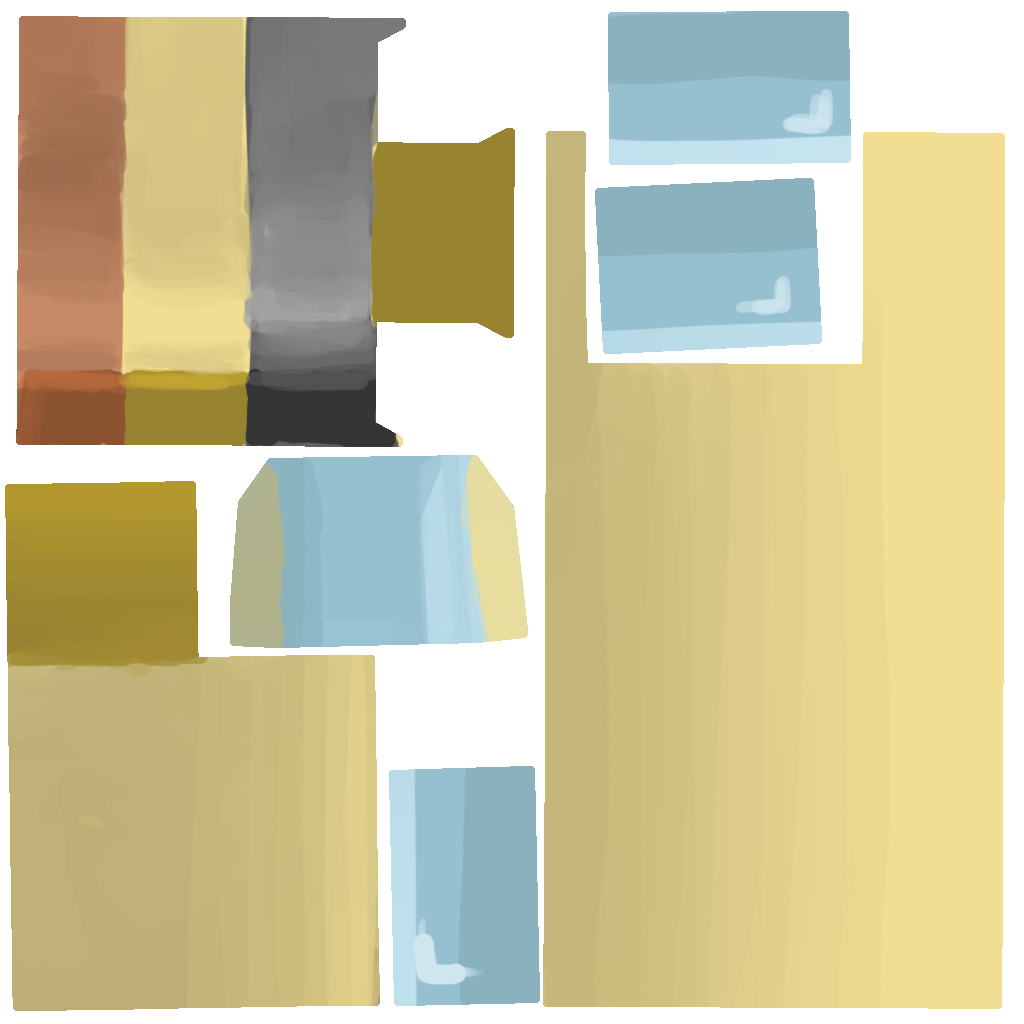
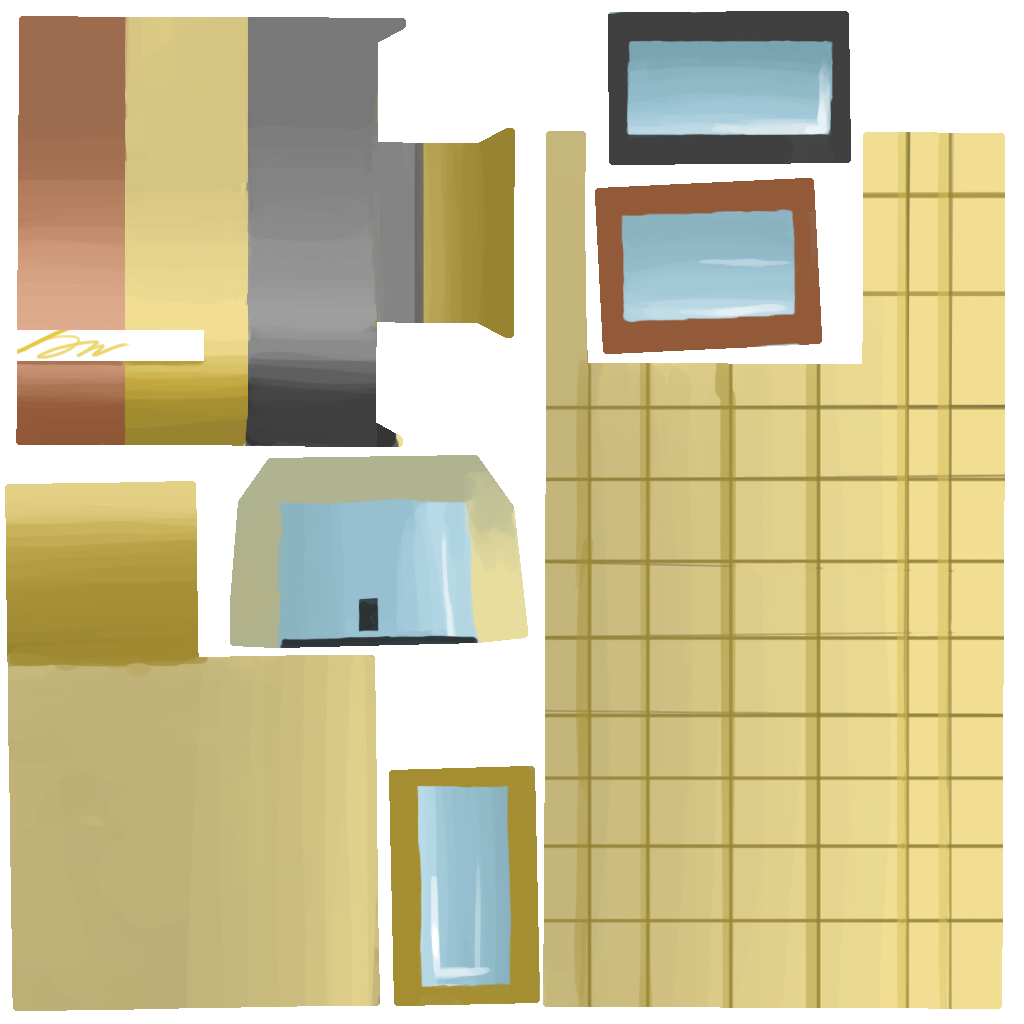
Layers edited between the first and the second w=1024, h=1024 image:
painted on "Layer 4" over [16, 16, 485, 457]
painted on "Layer 3" over [366, 97, 1005, 1009]
painted on "Layer 5" over [5, 481, 198, 644]
painted on "Layer 7" over [250, 438, 520, 648]
painted on "Layer 6" over [5, 11, 920, 1008]
